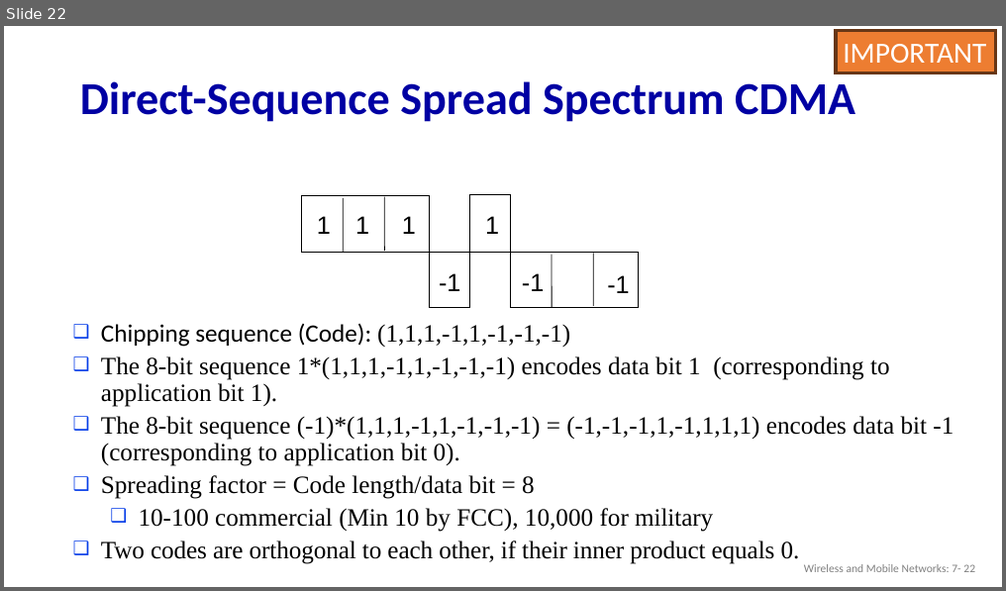
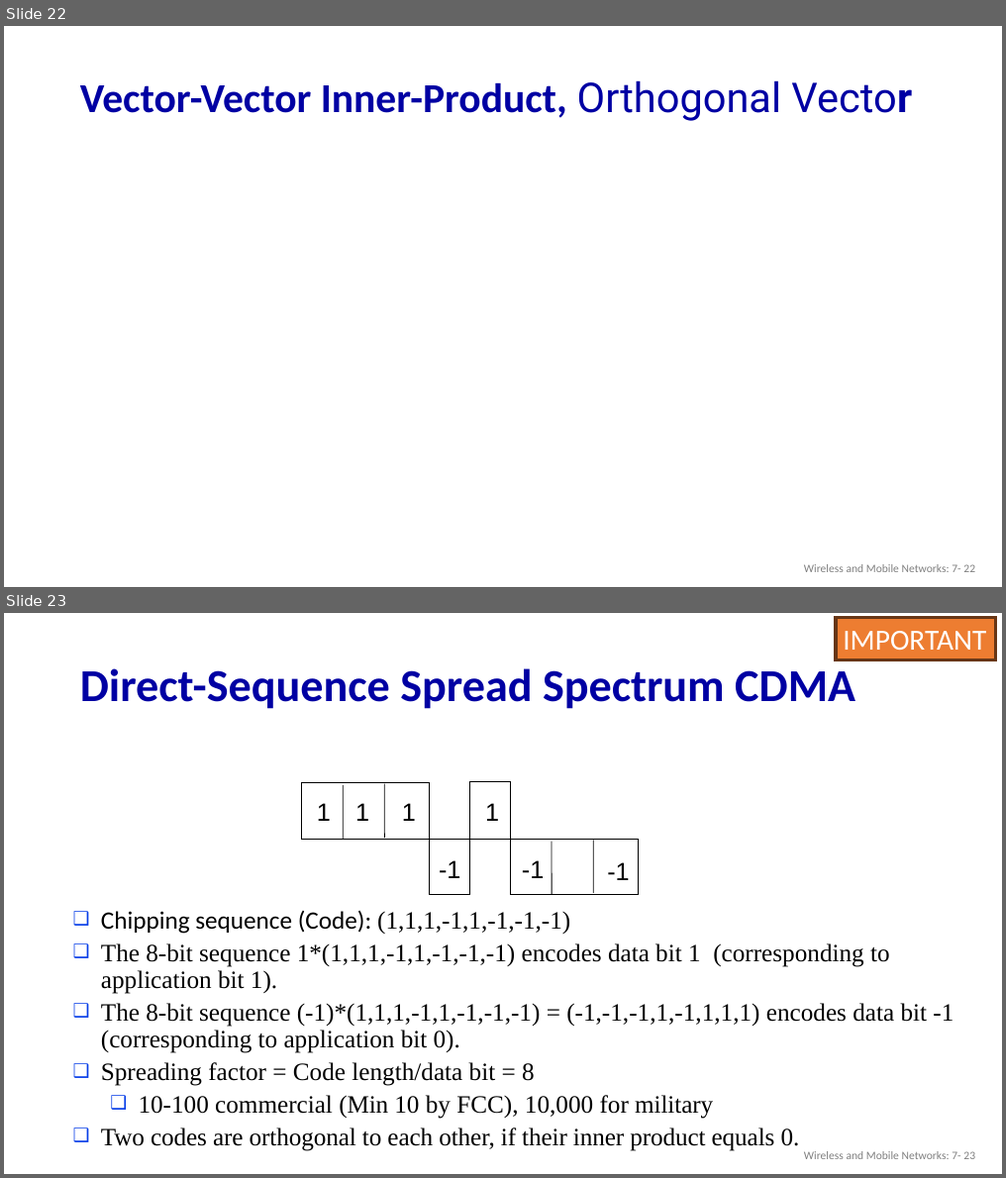
Before and after one commit to guhofstra/CSC175, a slide deck: PPTs/7.1 Wireless.pptx. Shown one above the other, each under a label of ours: slide 22 before the commit, slides 22 and 23 after it. The pictures are 1006x591 and 1006x1178 pixels, drawn with LibreOffice and Linux fonts; fonts in the diff are those of the drawing; grey boxes stand for pictures. Boxes give left, top, right and bottom in pixels: in the first picture for what was removed or moved away, otherwise in the second. Text is boxed around its words. In the diff, an @@ line names an element or a change of style, - is before the commit and + after.

```diff
--- a/PPTs/7.1 Wireless.pptx
+++ b/PPTs/7.1 Wireless.pptx
@@ slide 22 added at (4,26,1002,587), background #FFFFFF @@
@@ title added at (80,80,912,121), 39.6 pt, text #0000A3, bold @@
+Vector-Vector Inner-Product, Orthogonal Vector
@@ text added at (804,565,975,572), 11 pt, text #808080 @@
+Wireless and Mobile Networks: 7- 22
@@ what was slide 22 is now slide 23 @@
```
Also in this commit, not shown: 1 slide changed, 1 other file.
